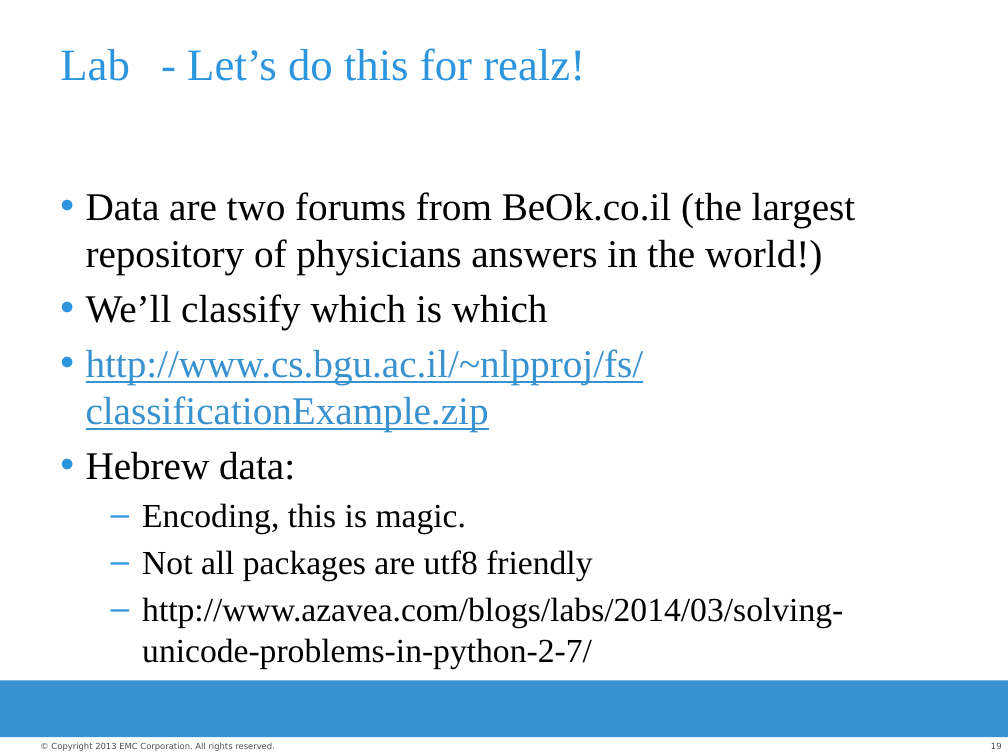
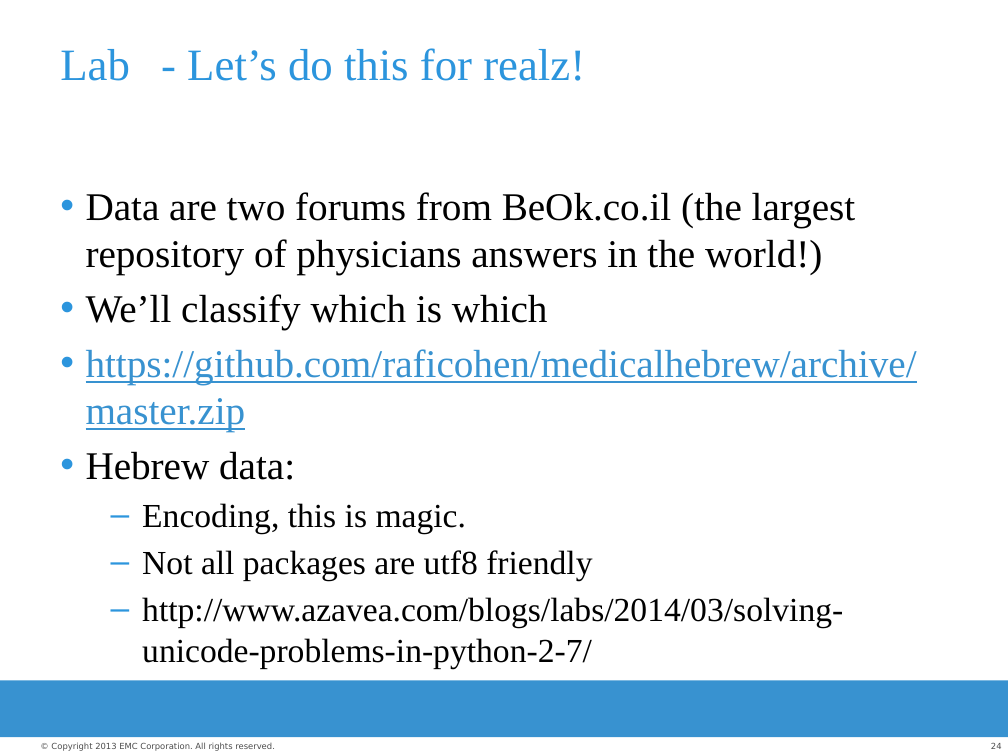
Before and after one commit to raficohen/medicalhebrew, a slide deck: slide 24 of Introduction to applied NLP in Medical Hebrew.pptx (slide 19 before the commit). Drawn at 1008x756 pixels with LibreOffice and Linux fonts; fonts in the diff are those of the drawing; background and template pictures are left out. Boxes give left, top, right and bottom in pixels: in the first picture for what was removed or moved away, otherwise in the second. Text is boxed around its words. In the diff, an @@ line names an element or a change of style, - is before the commit and + after.

```diff
--- a/Introduction to applied NLP in Medical Hebrew.pptx
+++ b/Introduction to applied NLP in Medical Hebrew.pptx
@@ text at bbox=[86, 349, 917, 432]: text changed @@
-• http://www.cs.bgu.ac.il/~nlpproj/fs/classificationExample.zip
+• https://github.com/raficohen/medicalhebrew/archive/master.zip
@@ page number at bbox=[991, 743, 1002, 749]: text changed @@
-19
+24
```
Also in this commit, not shown: 4 other slides changed, 5 slides added, 4 other files.
